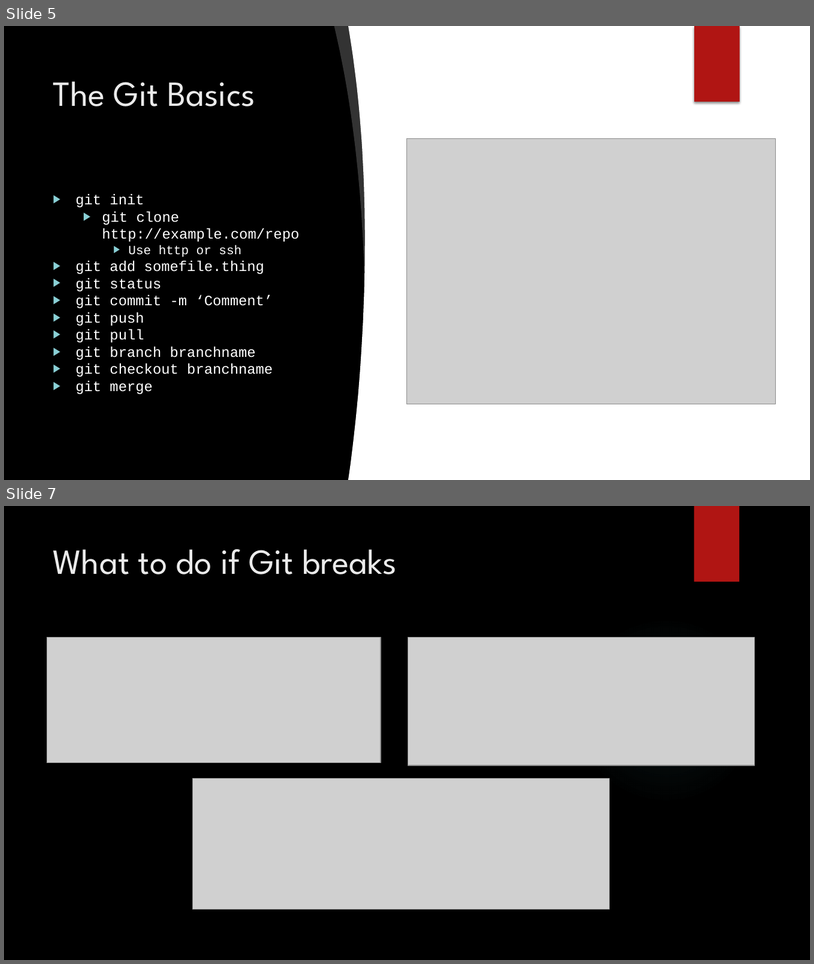
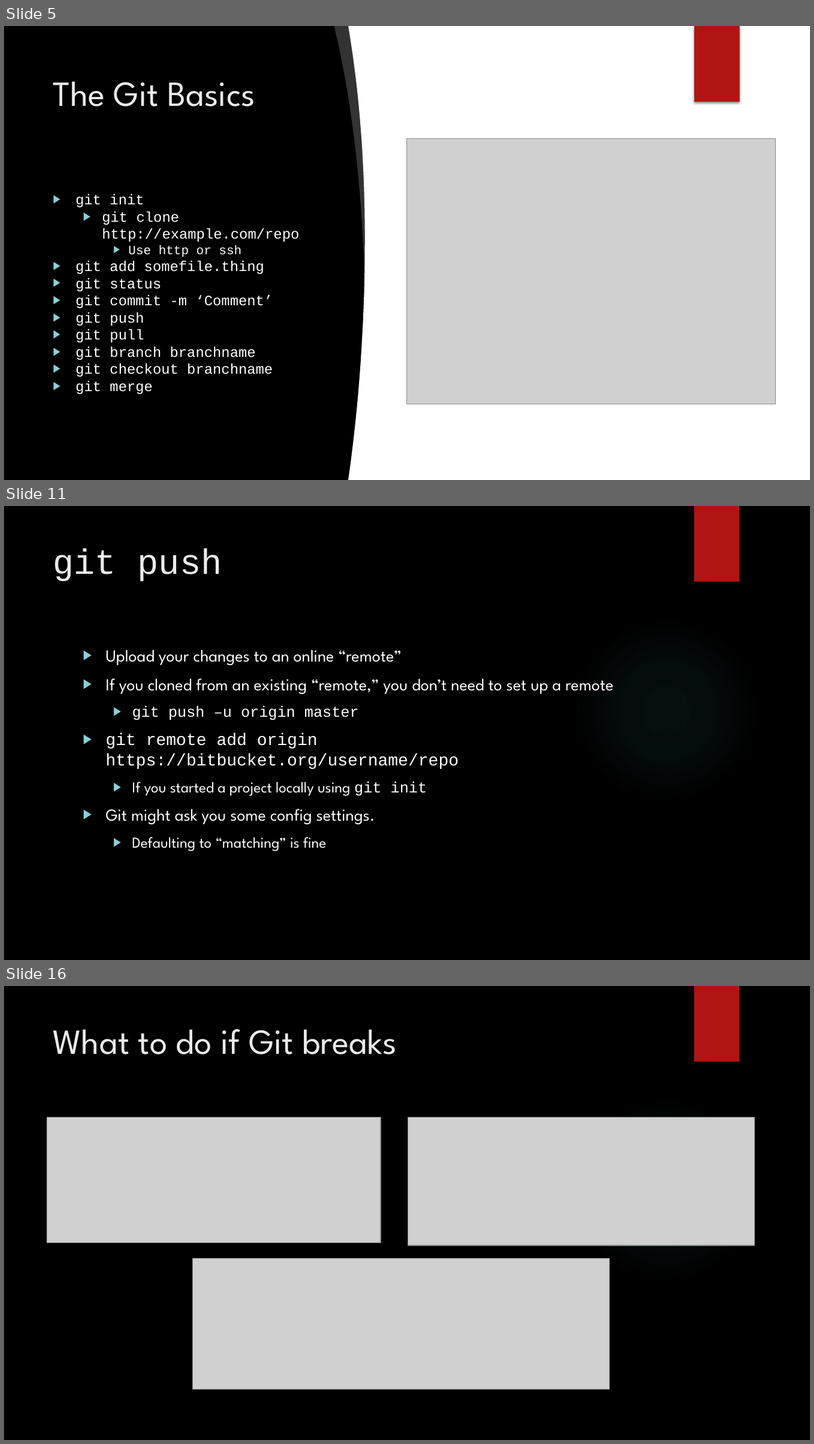
Before and after one commit to dvdmuckle/git101, a slide deck: Git 101.pptx. Shown one above the other, each under a label of ours: slides 5 and 7 before the commit, slides 5, 11 and 16 after it; the slides between them are not shown. The pictures are 814x964 and 814x1444 pixels, drawn with LibreOffice and Linux fonts; fonts in the diff are those of the drawing; grey boxes stand for pictures; background and template pictures are left out. Boxes give left, top, right and bottom in pixels: in the first picture for what was removed or moved away, otherwise in the second. Text is boxed around its words. In the diff, an @@ line names an element or a change of style, - is before the commit and + after.

```diff
--- a/Git 101.pptx
+++ b/Git 101.pptx
@@ slide 11 added at (4,506,810,960), background picture (left out); not listed: 2 template elements that a slide beside it also shows @@
@@ title added at (53,549,222,582), 42 pt, text #EBEBEB @@
+git push
@@ text added at (106,649,614,851), 20 pt, text #FFFFFF @@
+▶ Upload your changes to an online “remote”
+▶ If you cloned from an existing “remote,” you don’t need to set up a remote
+  ▶ git push –u origin master
+▶ git remote add origin https://bitbucket.org/username/repo
+  ▶ If you started a project locally using git init
+▶ Git might ask you some config settings.
+  ▶ Defaulting to “matching” is fine
@@ what was slide 7 is now slide 16 @@
```
Also in this commit, not shown: 2 slides changed, 9 other slides added, 1 other file.
